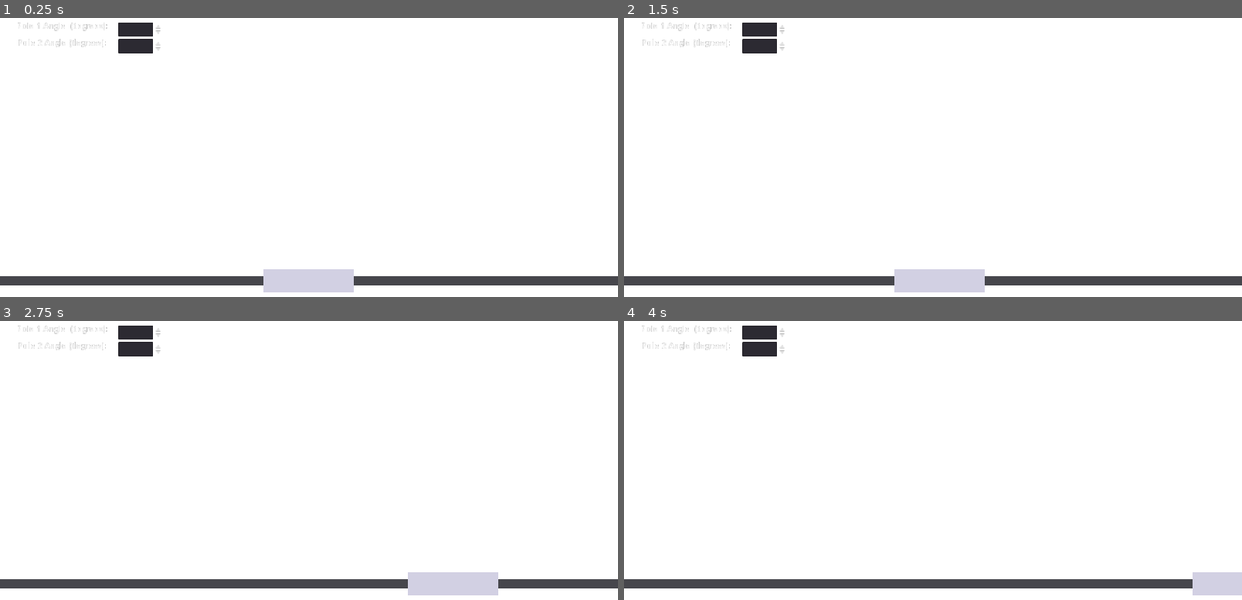
Above: before the commit, frames 1-4 (two rows, left to right).
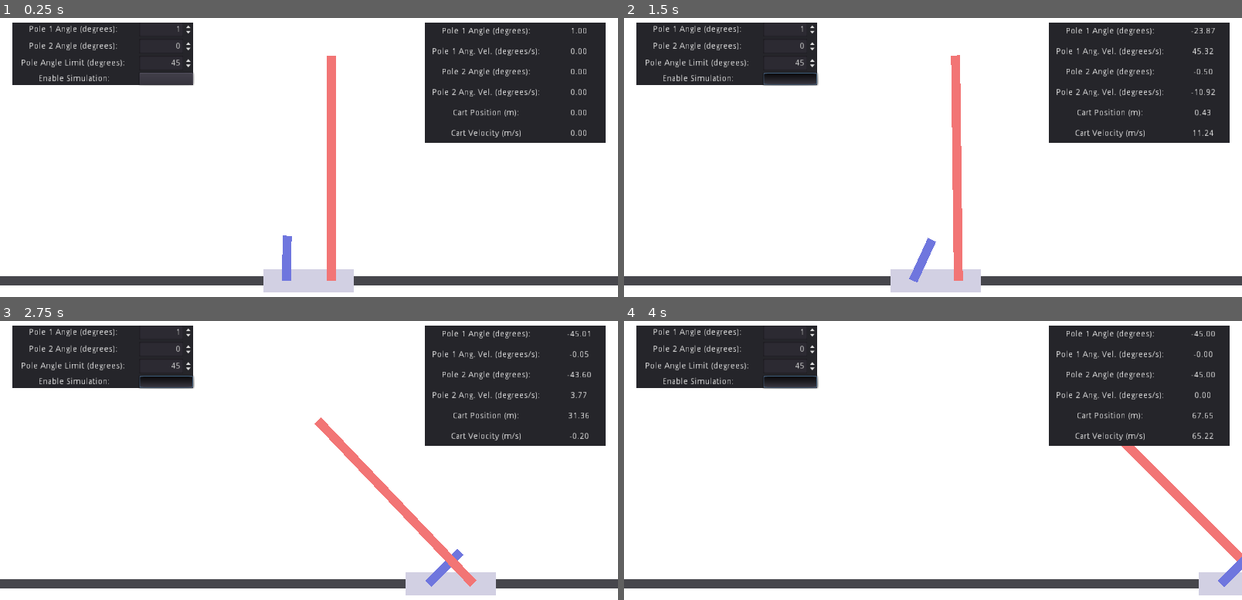
Above: after the commit, the same moments.

Repository: MaybeNotASpy/NeatGD
Game: Godot game, scene res://Cartpole.tscn
Same seed, same stepped clock (60 frames per second), same inputs: the game is played once before the commit and once after it.
Inputs (mouse positions are in pixels of both pictures, inside the frame that each line leads up to):
- Up to frame 1 (0.25 s): no input
- Up to frame 2 (1.5 s): click (790, 79) at 0.52 s; move the mouse to (1068, 171) at 1.27 s; hold Right (ui_right) from 1.28 s (still down); click (1068, 171) at 1.42 s
- Up to frame 3 (2.75 s): move the mouse to (185, 510) at 2.02 s; release Right (ui_right) at 2.03 s; hold Left (ui_left) from 2.03 s (still down); click (185, 510) at 2.17 s
- Up to frame 4 (4 s): move the mouse to (994, 413) at 2.77 s; release Left (ui_left) at 2.78 s; hold Right (ui_right) from 2.78 s (still down); click (994, 413) at 2.92 s; move the mouse to (902, 566) at 3.52 s; click (902, 566) at 3.67 s

The runs differ from the first frame. In frame 1, 20% of the frame differs, in the area x 2-98%, y 1-95%; in frame 2, 20%, in the area x 2-98%, y 1-99%; in frame 3, 20%; in frame 4, 20%.

Commit message:
Preparing for adding NEAT

Diff:
--- a/Cart.gd
+++ b/Cart.gd
@@ -1,10 +1 @@
 extends RigidBody
-
-var speed = 10.0  # Adjust the speed as needed
-
-func _physics_process(delta):
-	# Move the cart based on input
-	if Input.get_action_strength("ui_right"):
-		apply_impulse(global_transform.origin, Vector3(0,0,2))
-	elif Input.get_action_strength("ui_left"):
-		apply_impulse(global_transform.origin, Vector3(0,0,-2))
--- a/Cartpole.tscn
+++ b/Cartpole.tscn
@@ -1,6 +1,7 @@
-[gd_scene load_steps=15 format=2]
+[gd_scene load_steps=16 format=2]
 
 [ext_resource path="res://Cart.gd" type="Script" id=1]
+[ext_resource path="res://Env.gd" type="Script" id=2]
 [ext_resource path="res://Pole.gd" type="Script" id=3]
 
 [sub_resource type="Environment" id=1]
@@ -26,6 +27,17 @@
 material = SubResource( 6 )
 size = Vector3( 1, 5, 20 )
 
+[sub_resource type="BoxShape" id=9]
+extents = Vector3( 1, 25, 1 )
+
+[sub_resource type="SpatialMaterial" id=12]
+flags_unshaded = true
+albedo_color = Color( 0.94902, 0.458824, 0.458824, 1 )
+
+[sub_resource type="CubeMesh" id=8]
+material = SubResource( 12 )
+size = Vector3( 2, 50, 2 )
+
 [sub_resource type="BoxShape" id=10]
 extents = Vector3( 1, 5, 1 )
 
@@ -37,20 +49,10 @@
 material = SubResource( 13 )
 size = Vector3( 2, 10, 2 )
 
-[sub_resource type="BoxShape" id=9]
-extents = Vector3( 1, 25, 1 )
-
-[sub_resource type="SpatialMaterial" id=12]
-flags_unshaded = true
-albedo_color = Color( 0.94902, 0.458824, 0.458824, 1 )
-
-[sub_resource type="CubeMesh" id=8]
-material = SubResource( 12 )
-size = Vector3( 2, 50, 2 )
-
 [node name="Root" type="Spatial"]
 
 [node name="Env" type="Spatial" parent="."]
+script = ExtResource( 2 )
 
 [node name="WorldEnvironment" type="WorldEnvironment" parent="Env"]
 environment = SubResource( 1 )
@@ -60,34 +62,39 @@
 projection = 1
 size = 80.0
 
-[node name="GUI" type="MarginContainer" parent="Env"]
+[node name="Input GUI" type="MarginContainer" parent="Env"]
 margin_left = 20.0
 margin_top = 20.0
-margin_right = 270.0
-margin_bottom = 128.0
-
-[node name="Inputs" type="VBoxContainer" parent="Env/GUI"]
-margin_right = 250.0
-margin_bottom = 108.0
-
-[node name="Pole 1 Angle" type="HBoxContainer" parent="Env/GUI/Inputs"]
-margin_right = 250.0
+margin_right = 320.0
+margin_bottom = 120.0
+size_flags_horizontal = 3
+size_flags_vertical = 3
+
+[node name="Inputs" type="VBoxContainer" parent="Env/Input GUI"]
+margin_right = 300.0
+margin_bottom = 104.0
+size_flags_horizontal = 3
+size_flags_vertical = 3
+
+[node name="Pole 1 Angle" type="HBoxContainer" parent="Env/Input GUI/Inputs"]
+margin_right = 300.0
 margin_bottom = 24.0
-
-[node name="Title" type="RichTextLabel" parent="Env/GUI/Inputs/Pole 1 Angle"]
-margin_right = 172.0
-margin_bottom = 24.0
-rect_clip_content = false
-size_flags_horizontal = 3
-size_flags_stretch_ratio = 0.7
-bbcode_enabled = true
-bbcode_text = "[center]Pole 1 Angle  (degrees): [/center]"
-text = "Pole 1 Angle  (degrees): "
-scroll_active = false
-
-[node name="Value" type="SpinBox" parent="Env/GUI/Inputs/Pole 1 Angle"]
-margin_left = 176.0
-margin_right = 250.0
+size_flags_horizontal = 3
+size_flags_vertical = 3
+
+[node name="Title" type="Label" parent="Env/Input GUI/Inputs/Pole 1 Angle"]
+margin_top = 5.0
+margin_right = 207.0
+margin_bottom = 19.0
+size_flags_horizontal = 3
+size_flags_stretch_ratio = 0.7
+text = "Pole 1 Angle (degrees): "
+align = 1
+valign = 1
+
+[node name="Value" type="SpinBox" parent="Env/Input GUI/Inputs/Pole 1 Angle"]
+margin_left = 211.0
+margin_right = 300.0
 margin_bottom = 24.0
 size_flags_horizontal = 3
 size_flags_stretch_ratio = 0.3
@@ -96,31 +103,280 @@
 value = 1.0
 align = 2
 
-[node name="Pole 2 Angle" type="HBoxContainer" parent="Env/GUI/Inputs"]
+[node name="Pole 2 Angle" type="HBoxContainer" parent="Env/Input GUI/Inputs"]
 margin_top = 28.0
-margin_right = 250.0
+margin_right = 300.0
 margin_bottom = 52.0
-
-[node name="Title" type="RichTextLabel" parent="Env/GUI/Inputs/Pole 2 Angle"]
-margin_right = 172.0
-margin_bottom = 24.0
-rect_clip_content = false
-size_flags_horizontal = 3
-size_flags_stretch_ratio = 0.7
-bbcode_enabled = true
-bbcode_text = "[center]Pole 2 Angle (degrees): [/center]"
+size_flags_horizontal = 3
+size_flags_vertical = 3
+
+[node name="Title" type="Label" parent="Env/Input GUI/Inputs/Pole 2 Angle"]
+margin_top = 5.0
+margin_right = 207.0
+margin_bottom = 19.0
+size_flags_horizontal = 3
+size_flags_stretch_ratio = 0.7
 text = "Pole 2 Angle (degrees): "
-scroll_active = false
-
-[node name="Value" type="SpinBox" parent="Env/GUI/Inputs/Pole 2 Angle"]
-margin_left = 176.0
-margin_right = 250.0
+align = 1
+valign = 1
+
+[node name="Value" type="SpinBox" parent="Env/Input GUI/Inputs/Pole 2 Angle"]
+margin_left = 211.0
+margin_right = 300.0
 margin_bottom = 24.0
 size_flags_horizontal = 3
 size_flags_stretch_ratio = 0.3
 min_value = -32.0
 max_value = 32.0
 align = 2
+
+[node name="Pole Angle Limit" type="HBoxContainer" parent="Env/Input GUI/Inputs"]
+margin_top = 56.0
+margin_right = 300.0
+margin_bottom = 80.0
+size_flags_horizontal = 3
+size_flags_vertical = 3
+
+[node name="Title" type="Label" parent="Env/Input GUI/Inputs/Pole Angle Limit"]
+margin_top = 5.0
+margin_right = 207.0
+margin_bottom = 19.0
+size_flags_horizontal = 3
+size_flags_stretch_ratio = 0.7
+text = "Pole Angle Limit (degrees): "
+align = 1
+valign = 1
+
+[node name="Value" type="SpinBox" parent="Env/Input GUI/Inputs/Pole Angle Limit"]
+margin_left = 211.0
+margin_right = 300.0
+margin_bottom = 24.0
+size_flags_horizontal = 3
+size_flags_stretch_ratio = 0.3
+max_value = 90.0
+value = 45.0
+align = 2
+
+[node name="Enable" type="HBoxContainer" parent="Env/Input GUI/Inputs"]
+margin_top = 84.0
+margin_right = 300.0
+margin_bottom = 104.0
+size_flags_horizontal = 3
+size_flags_vertical = 3
+
+[node name="Title" type="Label" parent="Env/Input GUI/Inputs/Enable"]
+margin_top = 3.0
+margin_right = 207.0
+margin_bottom = 17.0
+size_flags_horizontal = 3
+size_flags_stretch_ratio = 0.7
+text = "Enable Simulation:"
+align = 1
+valign = 1
+
+[node name="Value" type="Button" parent="Env/Input GUI/Inputs/Enable"]
+margin_left = 211.0
+margin_right = 300.0
+margin_bottom = 20.0
+size_flags_horizontal = 3
+size_flags_stretch_ratio = 0.3
+toggle_mode = true
+align = 2
+
+[node name="Panel" type="Panel" parent="Env/Input GUI"]
+show_behind_parent = true
+margin_right = 300.0
+margin_bottom = 104.0
+mouse_filter = 2
+size_flags_horizontal = 3
+size_flags_vertical = 3
+
+[node name="Output GUI" type="MarginContainer" parent="Env"]
+anchor_left = 1.0
+anchor_right = 1.0
+margin_left = -320.0
+margin_top = 20.0
+margin_right = -20.0
+margin_bottom = 220.0
+
+[node name="Outputs" type="VBoxContainer" parent="Env/Output GUI"]
+margin_right = 300.0
+margin_bottom = 200.0
+alignment = 2
+
+[node name="Pole 1 Angle" type="HBoxContainer" parent="Env/Output GUI/Outputs"]
+margin_right = 300.0
+margin_bottom = 30.0
+size_flags_horizontal = 3
+size_flags_vertical = 15
+
+[node name="Title" type="Label" parent="Env/Output GUI/Outputs/Pole 1 Angle"]
+margin_top = 8.0
+margin_right = 207.0
+margin_bottom = 22.0
+size_flags_horizontal = 3
+size_flags_stretch_ratio = 0.7
+text = "Pole 1 Angle (degrees): "
+align = 1
+valign = 1
+
+[node name="Value" type="Label" parent="Env/Output GUI/Outputs/Pole 1 Angle"]
+margin_left = 211.0
+margin_top = 8.0
+margin_right = 300.0
+margin_bottom = 22.0
+size_flags_horizontal = 3
+size_flags_stretch_ratio = 0.3
+text = "d"
+align = 1
+valign = 1
+
+[node name="Pole 1 Angular Velocity" type="HBoxContainer" parent="Env/Output GUI/Outputs"]
+margin_top = 34.0
+margin_right = 300.0
+margin_bottom = 64.0
+size_flags_horizontal = 3
+size_flags_vertical = 15
+
+[node name="Title" type="Label" parent="Env/Output GUI/Outputs/Pole 1 Angular Velocity"]
+margin_top = 8.0
+margin_right = 207.0
+margin_bottom = 22.0
+size_flags_horizontal = 3
+size_flags_stretch_ratio = 0.7
+text = "Pole 1 Ang. Vel. (degrees/s): "
+align = 1
+valign = 1
+
+[node name="Value" type="Label" parent="Env/Output GUI/Outputs/Pole 1 Angular Velocity"]
+margin_left = 211.0
+margin_top = 8.0
+margin_right = 300.0
+margin_bottom = 22.0
+size_flags_horizontal = 3
+size_flags_stretch_ratio = 0.3
+text = "d"
+align = 1
+valign = 1
+
+[node name="Pole 2 Angle" type="HBoxContainer" parent="Env/Output GUI/Outputs"]
+margin_top = 68.0
+margin_right = 300.0
+margin_bottom = 98.0
+size_flags_horizontal = 3
+size_flags_vertical = 15
+
+[node name="Title" type="Label" parent="Env/Output GUI/Outputs/Pole 2 Angle"]
+margin_top = 8.0
+margin_right = 207.0
+margin_bottom = 22.0
+size_flags_horizontal = 3
+size_flags_stretch_ratio = 0.7
+text = "Pole 2 Angle (degrees): "
+align = 1
+valign = 1
+
+[node name="Value" type="Label" parent="Env/Output GUI/Outputs/Pole 2 Angle"]
+margin_left = 211.0
+margin_top = 8.0
+margin_right = 300.0
+margin_bottom = 22.0
+size_flags_horizontal = 3
+size_flags_stretch_ratio = 0.3
+text = "d"
+align = 1
+valign = 1
+
+[node name="Pole 2 Angular Velocity" type="HBoxContainer" parent="Env/Output GUI/Outputs"]
+margin_top = 102.0
+margin_right = 300.0
+margin_bottom = 132.0
+size_flags_horizontal = 3
+size_flags_vertical = 15
+
+[node name="Title" type="Label" parent="Env/Output GUI/Outputs/Pole 2 Angular Velocity"]
+margin_top = 8.0
+margin_right = 207.0
+margin_bottom = 22.0
+size_flags_horizontal = 3
+size_flags_stretch_ratio = 0.7
+text = "Pole 2 Ang. Vel. (degrees/s): "
+align = 1
+valign = 1
+
+[node name="Value" type="Label" parent="Env/Output GUI/Outputs/Pole 2 Angular Velocity"]
+margin_left = 211.0
+margin_top = 8.0
+margin_right = 300.0
+margin_bottom = 22.0
+size_flags_horizontal = 3
+size_flags_stretch_ratio = 0.3
+text = "d"
+align = 1
+valign = 1
+
+[node name="Cart Position" type="HBoxContainer" parent="Env/Output GUI/Outputs"]
+margin_top = 136.0
+margin_right = 300.0
+margin_bottom = 166.0
+size_flags_horizontal = 3
+size_flags_vertical = 15
+
+[node name="Title" type="Label" parent="Env/Output GUI/Outputs/Cart Position"]
+margin_top = 8.0
+margin_right = 207.0
+margin_bottom = 22.0
+size_flags_horizontal = 3
+size_flags_stretch_ratio = 0.7
+text = "Cart Position (m): "
+align = 1
+valign = 1
+
+[node name="Value" type="Label" parent="Env/Output GUI/Outputs/Cart Position"]
+margin_left = 211.0
+margin_top = 8.0
+margin_right = 300.0
+margin_bottom = 22.0
+size_flags_horizontal = 3
+size_flags_stretch_ratio = 0.3
+text = "d"
+align = 1
+valign = 1
+
+[node name="Cart Velocity" type="HBoxContainer" parent="Env/Output GUI/Outputs"]
+margin_top = 170.0
+margin_right = 300.0
+margin_bottom = 200.0
+size_flags_horizontal = 3
+size_flags_vertical = 15
+
+[node name="Title" type="Label" parent="Env/Output GUI/Outputs/Cart Velocity"]
+margin_top = 8.0
+margin_right = 207.0
+margin_bottom = 22.0
+size_flags_horizontal = 3
+size_flags_stretch_ratio = 0.7
+text = "Cart Velocity (m/s) "
+align = 1
+valign = 1
+
+[node name="Value" type="Label" parent="Env/Output GUI/Outputs/Cart Velocity"]
+margin_left = 211.0
+margin_top = 8.0
+margin_right = 300.0
+margin_bottom = 22.0
+size_flags_horizontal = 3
+size_flags_stretch_ratio = 0.3
+text = "d"
+align = 1
+valign = 1
+
+[node name="Panel" type="Panel" parent="Env/Output GUI"]
+show_behind_parent = true
+margin_right = 300.0
+margin_bottom = 200.0
+size_flags_horizontal = 3
+size_flags_vertical = 3
 
 [node name="Ground" type="Spatial" parent="Env"]
 transform = Transform( 0.1, 0, 0, 0, 1, 0, 0, 0, 100, 0, 0, 0 )
@@ -144,28 +400,17 @@
 mesh = SubResource( 7 )
 skeleton = NodePath("../CollisionShape")
 
-[node name="Pole1" type="RigidBody" parent="Env"]
-transform = Transform( 1, 0, 0, 0, 1, 0, 0, 0, 1, 0, 5, -5 )
-collision_layer = 2
-collision_mask = 2
-mass = 0.5
-gravity_scale = 14.0
-can_sleep = false
-axis_lock_angular_y = true
-axis_lock_angular_z = true
-angular_damp = 0.5
-script = ExtResource( 3 )
-
-[node name="CollisionShape" type="CollisionShape" parent="Env/Pole1"]
-shape = SubResource( 10 )
-
-[node name="MeshInstance" type="MeshInstance" parent="Env/Pole1"]
-transform = Transform( 1, 0, 0, 0, 1, 0, 0, 0, 1, 0, 5, 0 )
-visible = false
-mesh = SubResource( 11 )
-
-[node name="Pole2" type="RigidBody" parent="Env"]
-transform = Transform( 1, 0, 0, 0, 1, 0, 0, 0, 1, 0, 5, 5 )
+[node name="HingePole2" type="HingeJoint" parent="Env"]
+transform = Transform( -4.37114e-08, 0, -1, 0, 1, 0, 1, 0, -4.37114e-08, 0, 0, 5 )
+nodes/node_a = NodePath("../Cart")
+nodes/node_b = NodePath("Pole2")
+angular_limit/enable = true
+angular_limit/upper = 45.0
+angular_limit/lower = -45.0
+motor/target_velocity = 78.67
+
+[node name="Pole2" type="RigidBody" parent="Env/HingePole2"]
+transform = Transform( -4.37114e-08, 0, 1, 0, 1, 0, -1, 0, -4.37114e-08, 0, 5, 0 )
 collision_layer = 4
 collision_mask = 4
 input_ray_pickable = false
@@ -177,23 +422,41 @@
 angular_damp = 0.5
 script = ExtResource( 3 )
 
-[node name="CollisionShape" type="CollisionShape" parent="Env/Pole2"]
+[node name="CollisionShape" type="CollisionShape" parent="Env/HingePole2/Pole2"]
 transform = Transform( 1, 0, 0, 0, 1, 0, 0, 0, 1, 0, 20, 0 )
 shape = SubResource( 9 )
 
-[node name="MeshInstance" type="MeshInstance" parent="Env/Pole2"]
-transform = Transform( 1, 0, 0, 0, 1, 0, 0, 0, 1, 0, 25, 0 )
-visible = false
+[node name="MeshInstance" type="MeshInstance" parent="Env/HingePole2/Pole2"]
+transform = Transform( 1, 0, 0, 0, 1, 0, 0, 0, 1, 0, 20, 0 )
 mesh = SubResource( 8 )
 
-[node name="HingePole2" type="HingeJoint" parent="Env"]
-transform = Transform( 0, 0, 1, 0, 1, 0, -1, 0, 0, 0, 0, 5 )
+[node name="HingePole1" type="HingeJoint" parent="Env"]
+transform = Transform( -4.37114e-08, 0, 1, 0, 1, 0, -1, 0, -4.37114e-08, 0, 0, -5 )
 nodes/node_a = NodePath("../Cart")
-nodes/node_b = NodePath("../Pole2")
+nodes/node_b = NodePath("Pole1")
+angular_limit/enable = true
+angular_limit/upper = 45.0
+angular_limit/lower = -45.0
 motor/target_velocity = 78.67
 
-[node name="HingePole1" type="HingeJoint" parent="Env"]
-transform = Transform( -4.37114e-08, 0, -1, 0, 1, 0, 1, 0, -4.37114e-08, 0, 0, -5 )
-nodes/node_a = NodePath("../Cart")
-nodes/node_b = NodePath("../Pole1")
-motor/target_velocity = 78.67
+[node name="Pole1" type="RigidBody" parent="Env/HingePole1"]
+transform = Transform( -4.37114e-08, 0, 1, 0, 1, 0, -1, 0, -4.37114e-08, 0, 5, 0 )
+collision_layer = 2
+collision_mask = 2
+mass = 0.5
+gravity_scale = 14.0
+can_sleep = false
+axis_lock_angular_y = true
+axis_lock_angular_z = true
+angular_damp = 0.5
+script = ExtResource( 3 )
+
+[node name="CollisionShape" type="CollisionShape" parent="Env/HingePole1/Pole1"]
+shape = SubResource( 10 )
+
+[node name="MeshInstance" type="MeshInstance" parent="Env/HingePole1/Pole1"]
+mesh = SubResource( 11 )
+
+[node name="NEAT" type="Node" parent="."]
+
+[connection signal="toggled" from="Env/Input GUI/Inputs/Enable/Value" to="Env" method="_on_enable_toggle"]
--- a/Env.gd
+++ b/Env.gd
@@ -1,87 +1,201 @@
 extends Spatial
 
-var isDone : bool = false
+var cartImpulse = 2.0  # Adjust as needed
+
+onready var Pole1AngleInput = $"Input GUI/Inputs/Pole 1 Angle/Value"
+onready var Pole2AngleInput = $"Input GUI/Inputs/Pole 2 Angle/Value"
+onready var PoleAngleLimit = $"Input GUI/Inputs/Pole Angle Limit/Value"
+
+onready var pole1AngleOut = $"Output GUI/Outputs/Pole 1 Angle/Value"
+onready var pole2AngleOut = $"Output GUI/Outputs/Pole 2 Angle/Value"
+onready var pole1AngularVelocityOut = $"Output GUI/Outputs/Pole 1 Angular Velocity/Value"
+onready var pole2AngularVelocityOut = $"Output GUI/Outputs/Pole 2 Angular Velocity/Value"
+onready var cartPositionOut = $"Output GUI/Outputs/Cart Position/Value"
+onready var cartVelocityOut = $"Output GUI/Outputs/Cart Velocity/Value"
+
+onready var cart = $"Cart"
+onready var hinge1: HingeJoint = $"HingePole1"
+onready var pole1 = $"HingePole1/Pole1"
+onready var hinge2: HingeJoint = $"HingePole2"
+onready var pole2 = $"HingePole2/Pole2"
+
+
+enum GameState {
+	MENU,
+	PLAYING,
+}
+
+var gameState = GameState.MENU
 var cartPosition : float = 0.0
 var lastCartPosition : float = 0.0
+var cartVelocity : float = 0.0
 var pole1Angle : float = 0.0
 var pole2Angle : float = 0.0
 var lastPole1Angle : float = 0.0
 var lastPole2Angle : float = 0.0
-
-onready var Pole1AngleInput = $"GUI/Inputs/Pole 1 Angle/Value"
+var pole1AngularVelocity : float = 0.0
+var pole2AngularVelocity : float = 0.0
+
+onready var startCartMatrix : Transform = cart.transform
+onready var startPole1Matrix : Transform = pole1.transform
+onready var startPole2Matrix : Transform = pole2.transform
+onready var startHinge1Matrix : Transform = hinge1.transform
+onready var startHinge2Matrix : Transform = hinge2.transform
+var startPole1Angle : float = 0.0
+var startPole2Angle : float = 0.0
+
 func set_pole_1_angle(val: float) -> void :
-	pole1Angle = val
-onready var Pole2AngleInput = $"GUI/Inputs/Pole 2 Angle/Value"
+	val = deg2rad(val) # Convert to radians
+	startPole1Angle = val
+	reset()
 func set_pole_2_angle(val: float) -> void:
-	pole2Angle = val
-
+	val = deg2rad(val) # Convert to radians
+	startPole2Angle = val
+	reset()
+func set_pole_angle_limit(val: float) -> void:
+	hinge1._set_upper_limit(val)
+	hinge1._set_lower_limit(-val)
+	hinge2._set_upper_limit(val)
+	hinge2._set_lower_limit(-val)
+	reset()
+
+func _on_enable_toggle(val: bool) -> void:
+	if val:
+		reset()
+		PhysicsServer.set_active(true)
+		gameState = GameState.PLAYING
+	else:
+		reset()
+		gameState = GameState.MENU
 
 func _ready() -> void:
 	Pole1AngleInput.connect("value_changed", self, "set_pole_1_angle")
 	Pole2AngleInput.connect("value_changed", self, "set_pole_2_angle")
-	reset()
-
-func apply_action(action : Array) -> void :
-	if action[0] == 0 :
-		$Cart.apply_impulse($Cart.global_transform.origin, Vector3(0,0,-2))
-	else :
-		$Cart.apply_impulse($Cart.global_transform.origin, Vector3(0,0,2))
-
-func get_observation() -> Array :
-	var currentCartPosition = cartPosition
-	var cartVelocity = currentCartPosition - lastCartPosition
-	var currentPole1Angle = pole1Angle
-	var currentPole2Angle = pole2Angle
-	var pole1Velocity = currentPole1Angle - lastPole1Angle
-	var pole2Velocity = currentPole2Angle - lastPole2Angle
-	lastCartPosition = cartPosition
-	lastPole1Angle = pole1Angle
-	lastPole2Angle = pole2Angle
-	return [currentCartPosition, cartVelocity, currentPole1Angle, pole1Velocity, currentPole2Angle, pole2Velocity]
-
-func get_reward() -> float :
-	return 1.0
-
-func reset() -> void :
-	isDone = false
-	$Cart.linear_velocity = Vector3(0,0,0)
-	$Cart.transform.origin = Vector3(0,0,0)
-	$HingeJoint1/Pendulum1.linear_velocity = Vector3(0,0,0)
-	$HingeJoint1/Pendulum1.transform.origin = Vector3(0,6,0)
-	$HingeJoint1/Pendulum1.rotation = Vector3(0,0,0)
-	$HingeJoint1/Pendulum1.angular_velocity = Vector3(0,0,0)
-	$HingeJoint2/Pendulum2.linear_velocity = Vector3(0,0,0)
-	$HingeJoint2/Pendulum2.transform.origin = Vector3(0,6,0)
-	$HingeJoint2/Pendulum2.rotation = Vector3(0,0,0)
-	$HingeJoint2/Pendulum2.angular_velocity = Vector3(0,0,0)
+	PoleAngleLimit.connect("value_changed", self, "set_pole_angle_limit")
+	startPole1Angle = deg2rad(Pole1AngleInput.value)
+	startPole2Angle = deg2rad(Pole2AngleInput.value)
+	reset()
+
+#
+func rad2deg_output(val: float) -> String:
+	var deg = rad2deg(val)
+	# Limit between -180 and 180
+	if deg > 180:
+		deg = deg - 360
+	elif deg < -180:
+		deg = deg + 360
+	return str(deg).pad_decimals(2)
+
+func reset() -> void:
+	gameState = GameState.MENU
+	lastPole1Angle = deg2rad(Pole1AngleInput.value)
+	lastPole2Angle = deg2rad(Pole2AngleInput.value)
+	cart.transform = startCartMatrix
+	# Rotate pole 1 to the desired angle
+	pole1.transform = startPole1Matrix
+	hinge1.transform = startHinge1Matrix
+	hinge1.rotate_object_local(Vector3(0,0,1), startPole1Angle)
+	# Rotate pole 2 to the desired angle
+	pole2.transform = startPole2Matrix
+	hinge2.transform = startHinge2Matrix
+	hinge2.rotate_object_local(Vector3(0,0,1), startPole2Angle)
 	lastCartPosition = 0
-	lastPole1Angle = Pole1AngleInput.value
-	lastPole2Angle = Pole2AngleInput.value
-	_physics_process(0)
-
-func is_done() -> bool :
-	return isDone
-
-func _physics_process(_delta: float) -> void:
-	# Uncomment this code & disable GymGodot node to control with mouse buttons
-	#if Input.is_mouse_button_pressed(1):
-	#	apply_action([0])
-	#if Input.is_mouse_button_pressed(2):
-	#	apply_action([1])
-	# If cartpole z-position > 40 or < 40 then episode ends
-	cartPosition = $Cart.global_transform.origin.z
-	if abs(cartPosition) > 28 :
-		isDone = true
-	# If pendulum angle is > pi/5 or < pi/5 then episode ends
-	var pendulum1_vec = $HingeJoint1/Pendulum1/TopCylinder.global_transform.origin - \
-						$HingeJoint1/Pendulum1/BottomCylinder.global_transform.origin
-	var pendulum2_vec = $HingeJoint2/Pendulum2/TopCylinder.global_transform.origin - \
-						$HingeJoint2/Pendulum2/BottomCylinder.global_transform.origin
-	pole1Angle = Vector3(0,1,0).angle_to(pendulum1_vec)
-	pole2Angle = Vector3(0,1,0).angle_to(pendulum2_vec)
-	pole1Angle = pole1Angle * sign($HingeJoint1/Pendulum1/TopCylinder.global_transform.origin.z - \
-															$Cart.global_transform.origin.z)
-	pole2Angle = pole2Angle * sign($HingeJoint2/Pendulum2/TopCylinder.global_transform.origin.z - \
-															$Cart.global_transform.origin.z)
-	if abs(pole1Angle) > PI/5 or abs(pole2Angle) > PI/5:
-		isDone = true
+	# Disable physics
+	PhysicsServer.set_active(false)
+
+	# Set GUI outputs to 0
+	pole1AngleOut.text = rad2deg_output(startPole1Angle)
+	pole2AngleOut.text = rad2deg_output(startPole2Angle)
+	pole1AngularVelocityOut.text = "0.00"
+	pole2AngularVelocityOut.text = "0.00"
+	cartPositionOut.text = "0.00"
+	cartVelocityOut.text = "0.00"
+
+
+
+func _process(delta):
+	if gameState == GameState.MENU:
+		return
+	# Update the GUI. Limit to 2 decimal places
+	pole1AngleOut.text = rad2deg_output(pole1Angle)
+	pole2AngleOut.text = rad2deg_output(pole2Angle)
+	pole1AngularVelocityOut.text = str(rad2deg(pole1AngularVelocity)).pad_decimals(2)
+	pole2AngularVelocityOut.text = str(rad2deg(pole2AngularVelocity)).pad_decimals(2)
+	cartPositionOut.text = str(cartPosition).pad_decimals(2)
+	cartVelocityOut.text = str(cartVelocity).pad_decimals(2)
+
+
+func _physics_process(delta):
+	# Move the cart based on input
+	if Input.get_action_strength("ui_right"):
+		$Cart.apply_impulse(global_transform.origin, Vector3(0,0,cartImpulse))
+	elif Input.get_action_strength("ui_left"):
+		$Cart.apply_impulse(global_transform.origin, Vector3(0,0,-cartImpulse))
+
+	# Update the pole angles
+	pole1Angle = pole1.global_transform.basis.get_euler().x
+	pole2Angle = pole2.global_transform.basis.get_euler().x
+
+	# Update the pole angular velocities
+	pole1AngularVelocity = pole1.angular_velocity.x
+	pole2AngularVelocity = pole2.angular_velocity.x
+
+	# Update the cart position and velocity
+	cartPosition = cart.global_transform.origin.z
+	cartVelocity = cart.linear_velocity.z
+
+
+#func get_observation() -> Array :
+#	var currentCartPosition = cartPosition
+#	var cartVelocity = currentCartPosition - lastCartPosition
+#	var currentPole1Angle = pole1Angle
+#	var currentPole2Angle = pole2Angle
+#	var pole1Velocity = currentPole1Angle - lastPole1Angle
+#	var pole2Velocity = currentPole2Angle - lastPole2Angle
+#	lastCartPosition = cartPosition
+#	lastPole1Angle = pole1Angle
+#	lastPole2Angle = pole2Angle
+#	return [currentCartPosition, cartVelocity, currentPole1Angle, pole1Velocity, currentPole2Angle, pole2Velocity]
+
+
+#func reset() -> void :
+#	isDone = false
+#	$Cart.linear_velocity = Vector3(0,0,0)
+#	$Cart.transform.origin = Vector3(0,0,0)
+#	$HingeJoint1/Pendulum1.linear_velocity = Vector3(0,0,0)
+#	$HingeJoint1/Pendulum1.transform.origin = Vector3(0,6,0)
+#	$HingeJoint1/Pendulum1.rotation = Vector3(0,0,0)
+#	$HingeJoint1/Pendulum1.angular_velocity = Vector3(0,0,0)
+#	$HingeJoint2/Pendulum2.linear_velocity = Vector3(0,0,0)
+#	$HingeJoint2/Pendulum2.transform.origin = Vector3(0,6,0)
+#	$HingeJoint2/Pendulum2.rotation = Vector3(0,0,0)
+#	$HingeJoint2/Pendulum2.angular_velocity = Vector3(0,0,0)
+#	lastCartPosition = 0
+#	lastPole1Angle = Pole1AngleInput.value
+#	lastPole2Angle = Pole2AngleInput.value
+#	_physics_process(0)
+#
+
+#func _physics_process(_delta: float) -> void:
+#	# Uncomment this code & disable GymGodot node to control with mouse buttons
+#	#if Input.is_mouse_button_pressed(1):
+#	#	apply_action([0])
+#	#if Input.is_mouse_button_pressed(2):
+#	#	apply_action([1])
+#	# If cartpole z-position > 40 or < 40 then episode ends
+#	cartPosition = $Cart.global_transform.origin.z
+#	if abs(cartPosition) > 28 :
+#		isDone = true
+#	# If pendulum angle is > pi/5 or < pi/5 then episode ends
+#	var pendulum1_vec = $HingeJoint1/Pendulum1/TopCylinder.global_transform.origin - \
+#						$HingeJoint1/Pendulum1/BottomCylinder.global_transform.origin
+#	var pendulum2_vec = $HingeJoint2/Pendulum2/TopCylinder.global_transform.origin - \
+#						$HingeJoint2/Pendulum2/BottomCylinder.global_transform.origin
+#	pole1Angle = Vector3(0,1,0).angle_to(pendulum1_vec)
+#	pole2Angle = Vector3(0,1,0).angle_to(pendulum2_vec)
+#	pole1Angle = pole1Angle * sign($HingeJoint1/Pendulum1/TopCylinder.global_transform.origin.z - \
+#															$Cart.global_transform.origin.z)
+#	pole2Angle = pole2Angle * sign($HingeJoint2/Pendulum2/TopCylinder.global_transform.origin.z - \
+#															$Cart.global_transform.origin.z)
+#	if abs(pole1Angle) > PI/5 or abs(pole2Angle) > PI/5:
+#		isDone = true
